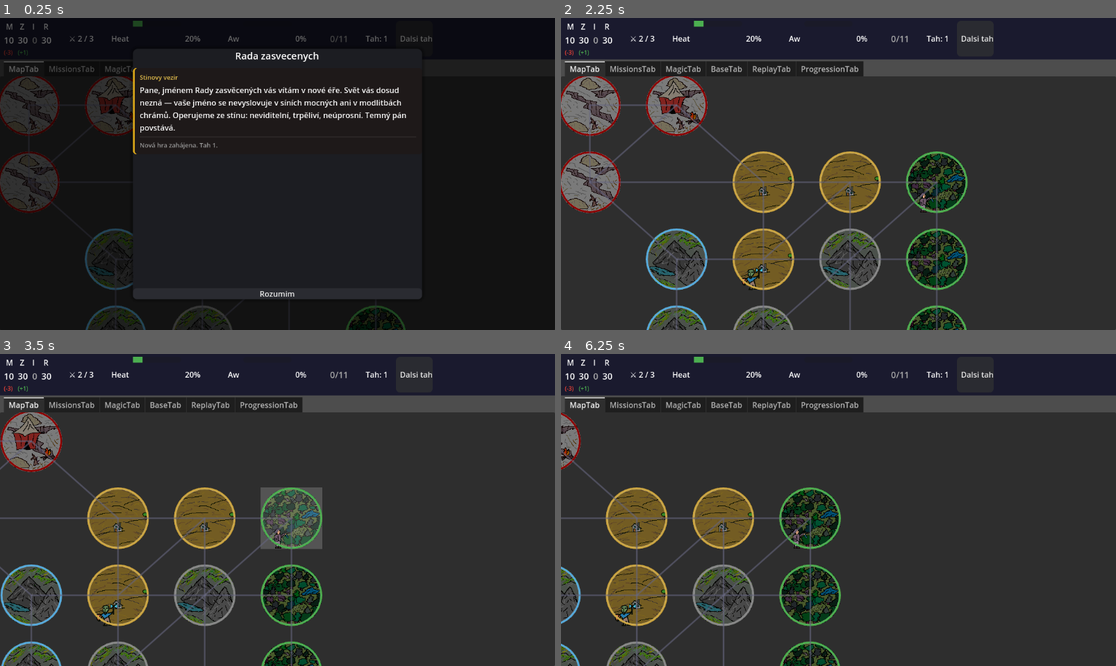
Above: before the commit, frames 1-4 (two rows, left to right).
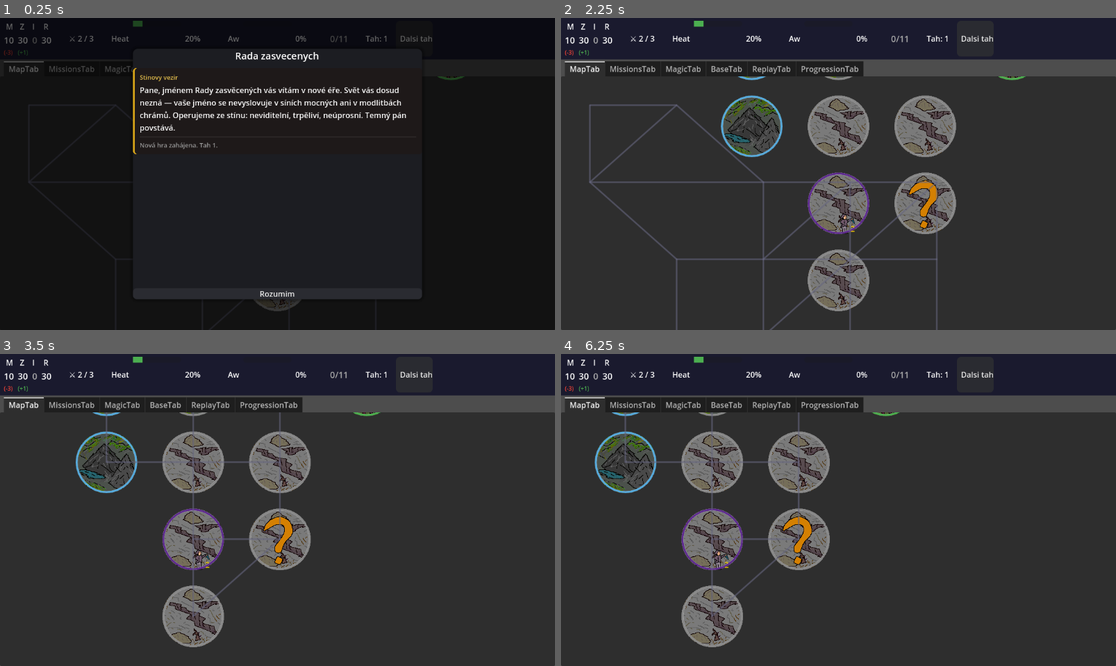
Above: after the commit, the same moments.

Repository: HannibalCZ/dark-lord
Game: Godot game, scene res://scenes/Main.tscn
Same seed, same stepped clock (60 frames per second), same inputs: the game is played once before the commit and once after it.
Inputs (mouse positions are in pixels of both pictures, inside the frame that each line leads up to):
- Up to frame 1 (0.25 s): no input
- Up to frame 2 (2.25 s): click "Dalsi tah" at 0.5 s; click (588, 105) at 1.27 s; click "Rozumim" at 2 s
- Up to frame 3 (3.5 s): tap Enter at 2.75 s; move the mouse to (399, 494) at 2.77 s; hold D from 2.78 s (still down)
- Up to frame 4 (6.25 s): move the mouse to (727, 525) at 3.52 s; release D at 3.53 s; hold S 3.53-4.28 s; move the mouse to (894, 441) at 4.27 s; hold D 4.28-5.03 s; move the mouse to (810, 572) at 5.02 s; hold W 5.03-5.78 s; move the mouse to (1005, 556) at 5.77 s; hold A from 5.78 s (still down)

The runs differ from the first frame. In frame 1, 4.0% of the frame differs, in the area x 0-84%, y 18-100%; in frame 2, 24%; in frame 3, 22%; in frame 4, 19%.

Commit message:
feat: center map on player start region at startup
Co-Authored-By: Claude Sonnet 4.6 <noreply@anthropic.com>

Diff:
--- a/scripts/ui/MapTab.gd
+++ b/scripts/ui/MapTab.gd
@@ -69,6 +69,7 @@
 const EDGE_MARGIN     := 40.0
 const TILE_SIZE_PX    := Vector2(128.0, 128.0)
 var _content_rect     := Rect2()
+var _initial_center_done: bool = false
 
 var mission_success_effects: Label
 var mission_fail_effects: Label
@@ -247,6 +248,22 @@
 		mn = mn.min(tile.position)
 		mx = mx.max(tile.position + TILE_SIZE_PX)
 	_content_rect = Rect2(mn, mx - mn)
+
+func _center_on_player_start() -> void:
+	if _initial_center_done:
+		return
+	var start_id: int = GameState.player_start_region_id
+	var region = GameState.query.regions.get_by_id(start_id)
+	if region == null:
+		return
+	if map_canvas.size == Vector2.ZERO:
+		return
+	_initial_center_done = true
+	var canvas_center: Vector2 = map_canvas.size / 2.0
+	var region_pos: Vector2 = Vector2(region.position)
+	var target: Vector2 = canvas_center - region_pos
+	map_content.position = target
+	_clamp_map_content()
 
 func _on_game_updated() -> void:
 	if _tile_by_id.size() != GameState.region_manager.regions.size():
@@ -520,6 +537,7 @@
 		_tile_by_id[i] = t
 
 	_compute_map_bounds()
+	call_deferred("_center_on_player_start")
 	_refresh_unit_positions()
 	_refresh_region_colors()
 	_refresh_tile_selection()
